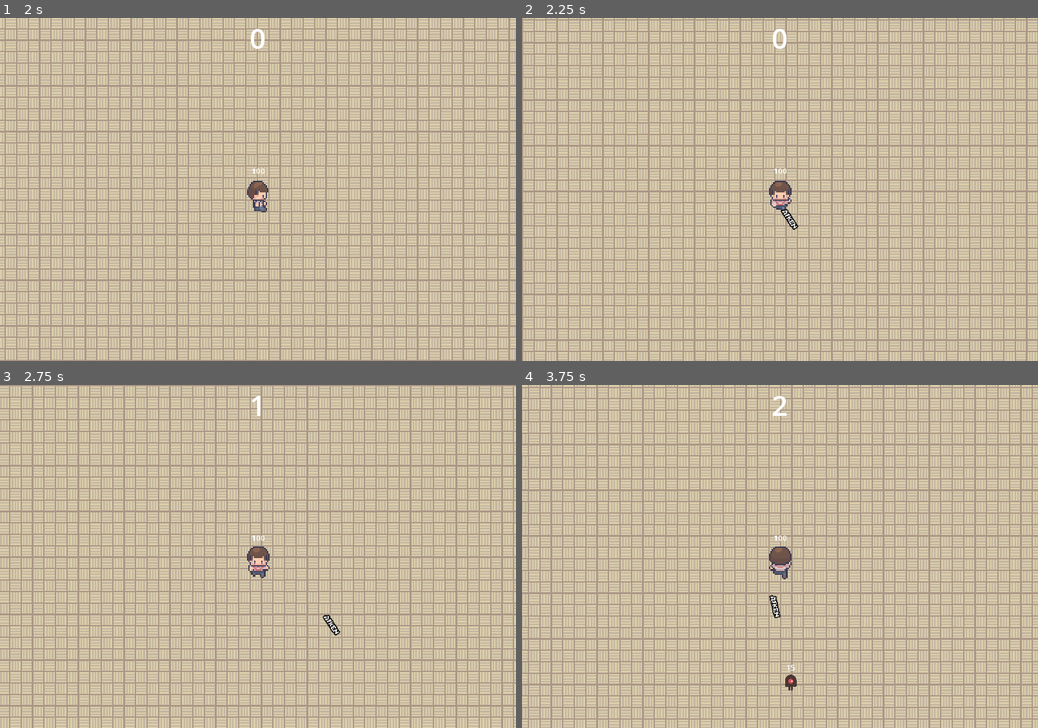
Above: before the commit, frames 1-4 (two rows, left to right).
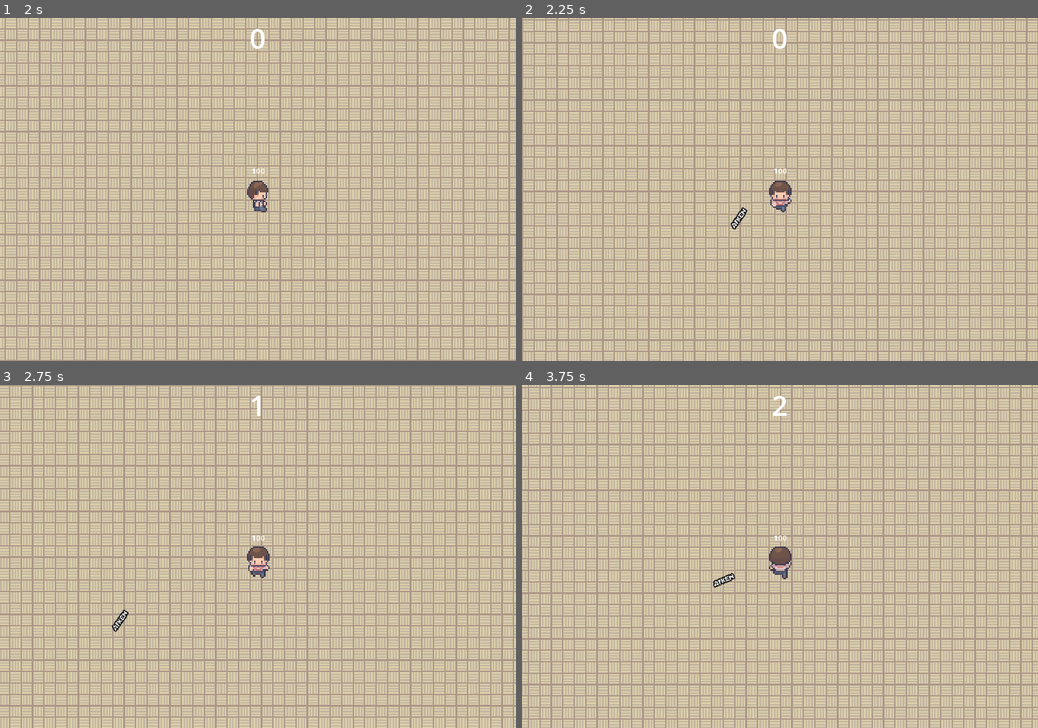
Above: after the commit, the same moments.

Repository: LimZiJia/SurviveTheSemester
Game: Godot game, scene res://gui/start_screen.tscn
The game is run twice, just before and just after one commit, with the same random seed, the same clock (stepped at 60 frames per second) and the same inputs.
Inputs (mouse positions are in pixels of both pictures, inside the frame that each line leads up to):
- Up to frame 1 (2 s): click "Start" at 0.5 s; tap Enter at 1.25 s; move the mouse to (371, 172) at 1.27 s; hold D (move_right) from 1.28 s (still down); tap Space (attack) at 1.35 s
- Up to frame 2 (2.25 s): move the mouse to (676, 206) at 2.02 s; release D (move_right) at 2.03 s; hold S (move_down) from 2.03 s (still down); tap Space (attack) at 2.1 s
- Up to frame 3 (2.75 s): keep holding S (move_down)
- Up to frame 4 (3.75 s): move the mouse to (831, 481) at 2.77 s; release S (move_down) at 2.78 s; hold D (move_right) 2.78-3.53 s; tap Space (attack) at 2.85, 3.6 s; move the mouse to (754, 625) at 3.52 s; hold W (move_up) from 3.53 s (still down)

Frame 1 is identical in both runs. In frame 2, 0.2% of the frame differs, in the area x 40-54%, y 55-62%; in frame 3, 0.2%; in frame 4, 0.3%, in the area x 37-54%, y 54-90%.

Commit message:
Made the wave system
There is a whole bunch of print statements for testing. I will explain how it works in a separate docs using a flow chart

Diff:
--- a/characters/player/player.tscn
+++ b/characters/player/player.tscn
@@ -552,7 +552,7 @@
 texture = ExtResource("8_voa7p")
 hframes = 56
 vframes = 20
-frame = 76
+frame = 77
 
 [node name="CollisionShape2D" type="CollisionShape2D" parent="."]
 position = Vector2(0, 33.5)
--- a/config/wave_config.json
+++ b/config/wave_config.json
@@ -1,18 +1,55 @@
-[
-	{
-		"_comment": "book",
-		"health": 10.0,
-		"speed": 75.0,
-		"damage": 5.0,
-		"count": 3,
-		"cooldown": 5.0
-	},
-	{
-		"_comment": "mob",
-		"health": 20.0,
-		"speed": 75.0,
-		"damage": 5.0,
-		"count": 5,
-		"cooldown": 5.0
+{
+	"mob" : [
+		{
+			"_comment": "book",
+			"health": 10.0,
+			"speed": 75.0,
+			"damage": 5.0,
+			"count": 3,
+			"cooldown": 5.0
+		},
+		{
+			"_comment": "mob",
+			"health": 10.0,
+			"speed": 75.0,
+			"damage": 5.0,
+			"count": 5,
+			"cooldown": 5.0
+		},
+		{
+			"_comment": "intermediate_book",
+			"health": 30.0,
+			"speed": 75.0,
+			"damage": 5.0,
+			"count": 2,
+			"cooldown": 10.0
+		},
+		{
+			"_comment": "intermediate_mob",
+			"health": 30.0,
+			"speed": 75.0,
+			"damage": 5.0,
+			"count": 2,
+			"cooldown": 10.0
+		},
+		{
+			"_comment": "boss_book",
+			"health": 1000.0,
+			"speed": 75.0,
+			"damage": 5.0,
+			"count": 1,
+			"cooldown": 30.0
+		}
+	],
+
+	"introduction_rounds" : {
+		"intermediate" : {
+			"score": 20,
+			"cooldown": 20.0
+		},
+		"boss" : {
+			"score": 60,
+			"cooldown": 40.0
+		}
 	}
-]
+}
--- a/controllers/wave_controller.gd
+++ b/controllers/wave_controller.gd
@@ -3,13 +3,29 @@
 
 @export var mob_scenes: Array[PackedScene] = [
 	preload("res://characters/enemies/book/book.tscn"),
-	preload("res://characters/enemies/mob/mob.tscn")
+	preload("res://characters/enemies/mob/mob.tscn"),
+	preload("res://characters/enemies/book/book.tscn"),
+	preload("res://characters/enemies/mob/mob.tscn"),
+	preload("res://characters/enemies/book/book.tscn")
 ]
+
 @export var mob_spawn_location: PathFollow2D
 
-var wave_config: Array
-var wave_multiplier: int
+var wave_mobs: Array
+var introduction_rounds: Dictionary
 var score:int = 0
+
+# Flags for if intermediate/boss mobs have been introduced
+var intermediate_wave:bool = false
+var boss_wave:bool = false
+
+# Probability to spawn these mobs
+var p_easy:float = 1.0
+var p_intermediate:float = 0.0
+var p_boss:float = 0.0
+
+# For controlling probability increasing
+var prev_increase:int = 0
 
 @onready var wave_timer := $WaveTimer as Timer
 
@@ -17,7 +33,39 @@
 	randomize()
 	var file_name = "res://config/wave_config.json"
 	var file = FileAccess.open(file_name, FileAccess.READ)
-	wave_config = JSON.parse_string(file.get_as_text())
+	var temp = JSON.parse_string(file.get_as_text())
+	wave_mobs = temp["mob"]
+	introduction_rounds = temp["introduction_rounds"]
+
+
+func _process(delta) -> void:
+	# Should not change the probabilities until the first intermediate wave/ boss wave
+	if (not intermediate_wave):
+		prev_increase = score
+
+	# First catch is for if the boss wave has occured
+	if (boss_wave and score - prev_increase >= 20):
+		print("Boss chance increase")
+		prev_increase = score
+		if (p_easy == 0.0):
+			p_boss = clampf(p_boss + 0.05, 0.0, 1.0)
+			p_intermediate = clampf(p_intermediate - 0.05, 0.0, 1.0)
+		else:
+			p_boss = clampf(p_boss + 0.05, 0.0, 1.0)
+			p_easy = clampf(p_easy - 0.05, 0.0, 1.0)
+		print(p_easy)
+		print(p_intermediate)
+		print(p_boss)
+
+	# Second catch is for if the intermediate wave has occurred, but not the boss wave
+	elif (intermediate_wave and score - prev_increase >= 20):
+		print("Intermediate chance increase")
+		prev_increase = score
+		p_intermediate = clampf(p_intermediate + 0.05, 0.0, 1.0)
+		p_easy = clampf(p_easy - 0.05, 0.0, 1.0)
+		print(p_easy)
+		print(p_intermediate)
+		print(p_boss)
 
 
 func start() -> void:
@@ -32,23 +80,107 @@
 	if not mob_spawn_location:
 		return
 
-	var type = randi_range(0, 1)
-	var cur_wave_config = wave_config[type]
-	var count:int = count_scaling(cur_wave_config["count"], type)
-	var health:float = health_scaling(cur_wave_config["health"], type)
-	var speed:float = speed_scaling(cur_wave_config["speed"], type)
-	var damage:float = damage_scaling(cur_wave_config["damage"], type)
-
+	# Special waves (want to introduce intermediate/hard mobs at set score)
+	# Intermediate special wave
+	if (not intermediate_wave and \
+	score >= introduction_rounds["intermediate"]["score"]):
+		print("Intermediate special wave")
+		intermediate_wave = true
+		var wave_cooldown:float = 0.0
+		for i in range(2, 4):
+			var count:int = wave_mobs[i]["count"]
+			var health:float = wave_mobs[i]["health"]
+			var speed:float = wave_mobs[i]["speed"]
+			var damage:float = wave_mobs[i]["damage"]
+			wave_cooldown += wave_mobs[i]["cooldown"]
+			spawn_mob1(count, i, health, speed, damage)
+		wave_timer.start(wave_cooldown)
+
+		# Set probabilities for normal waves
+		p_intermediate = 0.25
+		p_easy = 0.75
+	# Boss special wave
+	elif (not boss_wave and \
+	score >= introduction_rounds["boss"]["score"]):
+		print("Boss special wave")
+		boss_wave = true
+		var count:int = wave_mobs[4]["count"]
+		var health:float = wave_mobs[4]["health"]
+		var speed:float = wave_mobs[4]["speed"]
+		var damage:float = wave_mobs[4]["damage"]
+		var cooldown:float = wave_mobs[4]["cooldown"]
+		spawn_mob(count, 4, health, speed, damage, cooldown)
+
+		# Set probabilites for normal waves
+		p_boss = 0.1
+		p_intermediate = 0.6
+		p_easy = 0.4
+
+
+	# Normal waves
+	else:
+		# Choosing type of mob (easy, intermediate, hard)
+		var type = choose_type()
+		var cur_wave_config = wave_mobs[type]
+
+
+		var count:int = count_scaling(cur_wave_config["count"], type)
+		var health:float = health_scaling(cur_wave_config["health"], type)
+		var speed:float = speed_scaling(cur_wave_config["speed"], type)
+		var damage:float = damage_scaling(cur_wave_config["damage"], type)
+		var cooldown:float = cooldown_scaling(cur_wave_config["cooldown"], type)
+
+		spawn_mob(count, type, health, speed, damage, cooldown)
+
+# Type returned is just the index of mob_scenes: Array[PackedScene]
+func choose_type() -> int:
+	var temp = randf()
+	if (temp <= p_easy):
+		print("easy spawned")
+		print(p_easy)
+		print(p_intermediate)
+		print(p_boss)
+		print(temp)
+		return randi_range(0, 1)
+	elif (temp <= p_easy + p_intermediate):
+		print("intermediate spawned")
+		print(p_easy)
+		print(p_intermediate)
+		print(p_boss)
+		print(temp)
+		return randi_range(2, 3)
+	else:
+		print("boss spawned")
+		print(p_easy)
+		print(p_intermediate)
+		print(p_boss)
+		print(temp)
+		return 4
+
+func spawn_mob(\
+count:int, type:int, health:float, speed:float, damage:float, cooldown:float) -> void:
 	for i in range(count):
-		mob_spawn_location.progress_ratio = randf()
-		var mob = mob_scenes[type].instantiate()
-		mob.position = mob_spawn_location.position
-		mob.set_max_health(health)
-		mob.speed = speed
-		mob.set_damage(damage)
-		add_child(mob)
-
-	wave_timer.start(cur_wave_config["cooldown"])
+			mob_spawn_location.progress_ratio = randf()
+			var mob = mob_scenes[type].instantiate()
+			mob.position = mob_spawn_location.position
+			mob.set_max_health(health)
+			mob.speed = speed
+			mob.set_damage(damage)
+			add_child(mob)
+	wave_timer.start(cooldown)
+
+# spawn_mob without the cooldown
+func spawn_mob1(\
+count:int, type:int, health:float, speed:float, damage:float) -> void:
+	for i in range(count):
+			mob_spawn_location.progress_ratio = randf()
+			var mob = mob_scenes[type].instantiate()
+			mob.position = mob_spawn_location.position
+			mob.set_max_health(health)
+			mob.speed = speed
+			mob.set_damage(damage)
+			add_child(mob)
+
 
 
 # WAVE MULTIPLIERS
@@ -95,3 +227,14 @@
 			damage = damage
 
 	return damage
+
+func cooldown_scaling(cooldown:float, type:int) -> float:
+	match(type):
+	# book
+		0:
+			cooldown = cooldown
+		# mob
+		1:
+			cooldown = cooldown
+
+	return cooldown
